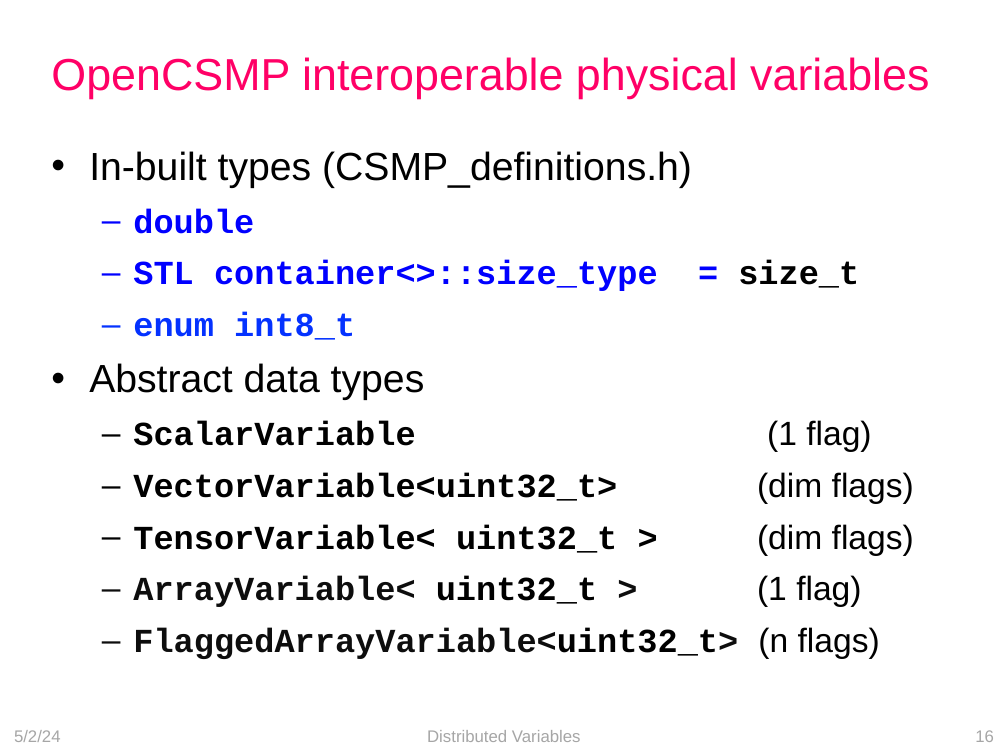
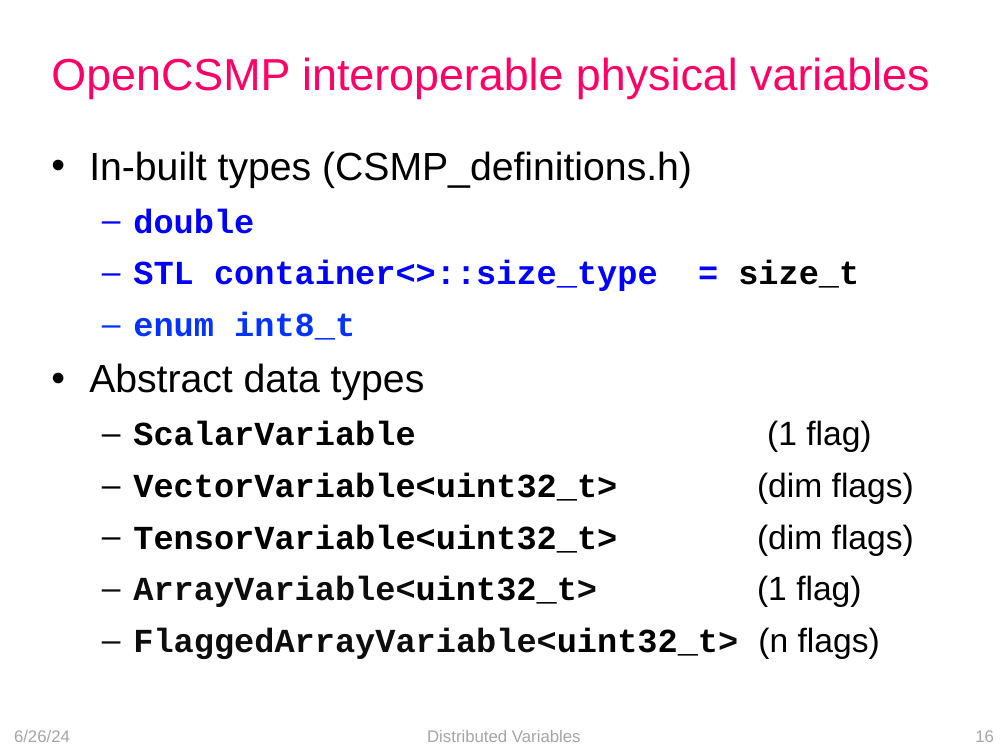
Before and after one commit to openCSMP/openCSMP, a slide deck: slide 16 of doc/Open_CSMP_detailed_overview.pptx. Drawn at 1008x756 pixels with LibreOffice and Linux fonts; fonts in the diff are those of the drawing. Boxes give left, top, right and bottom in pixels: in the first picture for what was removed or moved away, otherwise in the second. Text is boxed around its words. In the diff, an @@ line names an element or a change of style, - is before the commit and + after.

Commit message:
chore: cleaned up some inconsistent initialisation of loop variables chore: refactored VariableStorageSpeed_TestCase chore: fixed some plist related compilation errors chore: made some variable values constant that do not get modified

```diff
--- a/doc/Open_CSMP_detailed_overview.pptx
+++ b/doc/Open_CSMP_detailed_overview.pptx
@@ text at box(133, 524, 914, 607): spaces changed @@
-  – TensorVariable< uint32_t > (dim flags)
-  – ArrayVariable< uint32_t > (1 flag)
+  – TensorVariable<uint32_t> (dim flags)
+  – ArrayVariable<uint32_t> (1 flag)
@@ text at box(14, 730, 70, 742): text changed @@
-5/2/24
+6/26/24
```
Also in this commit, not shown: 94 other slides changed, 8 other files.
